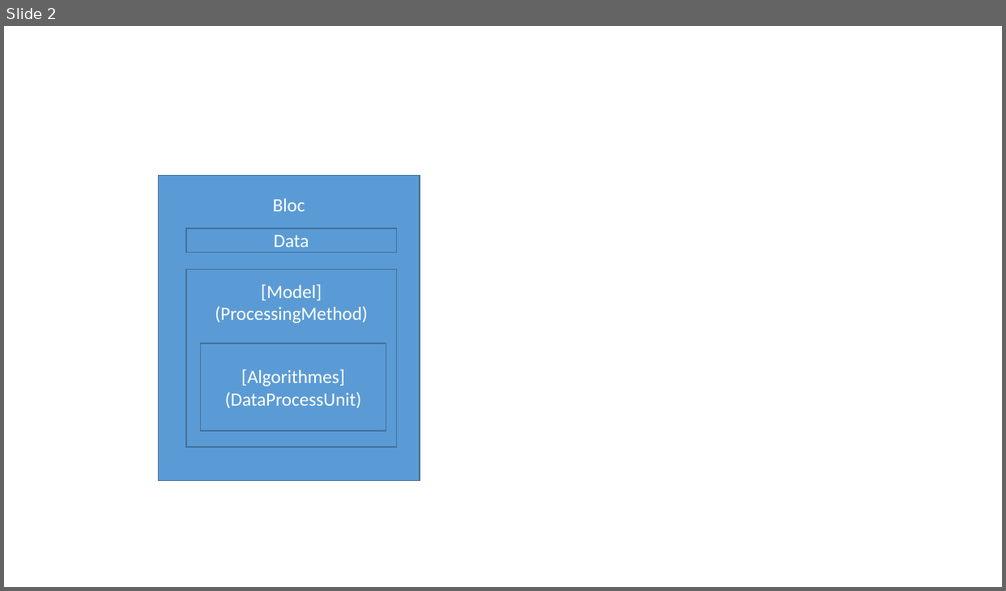
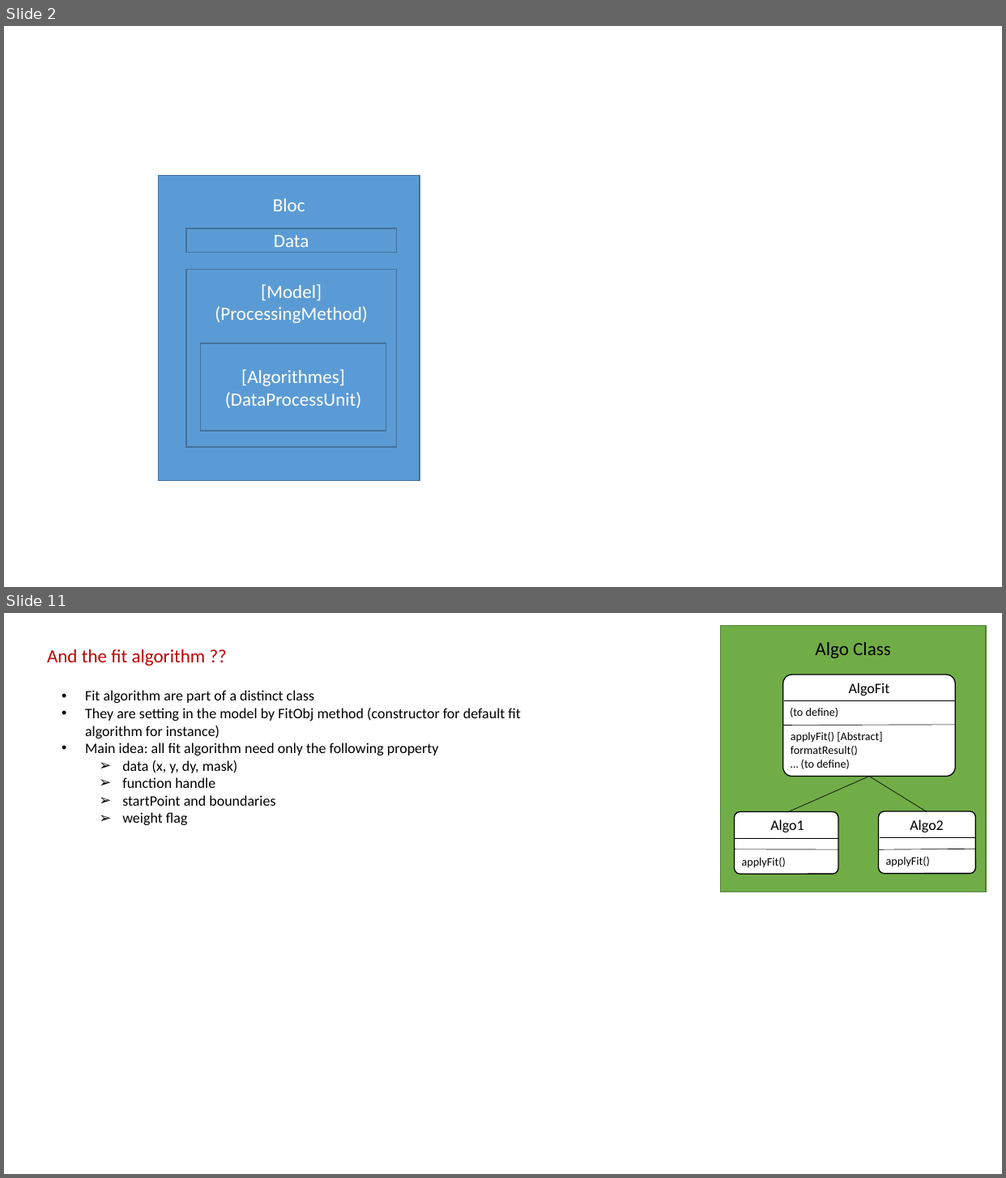
Before and after one commit to ManuIdentiFY/FitLike2, a slide deck: Program structure.pptx. Shown one above the other, each under a label of ours: slide 2 before the commit, slides 2 and 11 after it; the slides between them are not shown. The pictures are 1006x591 and 1006x1178 pixels, drawn with LibreOffice and Linux fonts; fonts in the diff are those of the drawing. Boxes give left, top, right and bottom in pixels: in the first picture for what was removed or moved away, otherwise in the second. Text is boxed around its words. In the diff, an @@ line names an element or a change of style, - is before the commit and + after.

```diff
--- a/Program structure.pptx
+++ b/Program structure.pptx
@@ slide 11 added at <box>4,613,1002,1174</box>, background #FFFFFF @@
@@ rectangle added at <box>720,626,986,892</box>, fill #70AD47, outline #538035 1 pt @@
@@ text added at <box>47,649,206,666</box>, 18 pt, text #C00000 @@
+And the fit algorithm ??
@@ text added at <box>815,642,891,658</box>, 18 pt, text #000000 @@
+Algo Class
@@ rounded rectangle added at <box>783,675,956,776</box>, fill #FFFFFF, outline #000000 1 pt @@
@@ text added at <box>849,683,890,696</box>, 14 pt, text #000000 @@
+AlgoFit
@@ text added at <box>85,690,521,825</box>, 14 pt, text #000000 @@
+• Fit algorithm are part of a distinct class
+• They are setting in the model by FitObj method (constructor for default fit algorithm for instance)
+• Main idea: all fit algorithm need only the following property
+  ➢ data (x, y, dy, mask)
+  ➢ function handle
+  ➢ startPoint and boundaries
+  ➢ weight flag
@@ line added from (784, 700) to (956, 700), #000000 0.5 pt @@
@@ text added at <box>790,708,839,717</box>, 11 pt, text #000000 @@
+(to define)
@@ line added from (783, 726) to (957, 725), #000000 0.5 pt @@
@@ text added at <box>791,731,882,769</box>, 11 pt, text #000000 @@
+applyFit() [Abstract]
+formatResult()
+… (to define)
@@ line added from (869, 776) to (788, 812), #000000 0.5 pt @@
@@ line added from (927, 812) to (869, 776), #000000 0.5 pt @@
@@ rounded rectangle added at <box>735,812,839,875</box>, fill #FFFFFF, outline #000000 1 pt @@
@@ text added at <box>770,820,803,833</box>, 14 pt, text #000000 @@
+Algo1
@@ rounded rectangle added at <box>879,811,976,874</box>, fill #FFFFFF, outline #000000 1 pt @@
@@ text added at <box>910,820,943,833</box>, 14 pt, text #000000 @@
+Algo2
@@ line added from (735, 838) to (839, 838), #000000 0.5 pt @@
@@ line added from (735, 850) to (839, 850), #000000 0.5 pt @@
@@ line added from (879, 837) to (976, 837), #000000 0.5 pt @@
@@ line added from (879, 850) to (976, 849), #000000 0.5 pt @@
@@ text added at <box>742,858,786,868</box>, 11 pt, text #000000 @@
+applyFit()
@@ text added at <box>886,857,930,867</box>, 11 pt, text #000000 @@
+applyFit()
```
Also in this commit, not shown: 1 slide changed, 7 other slides added.
